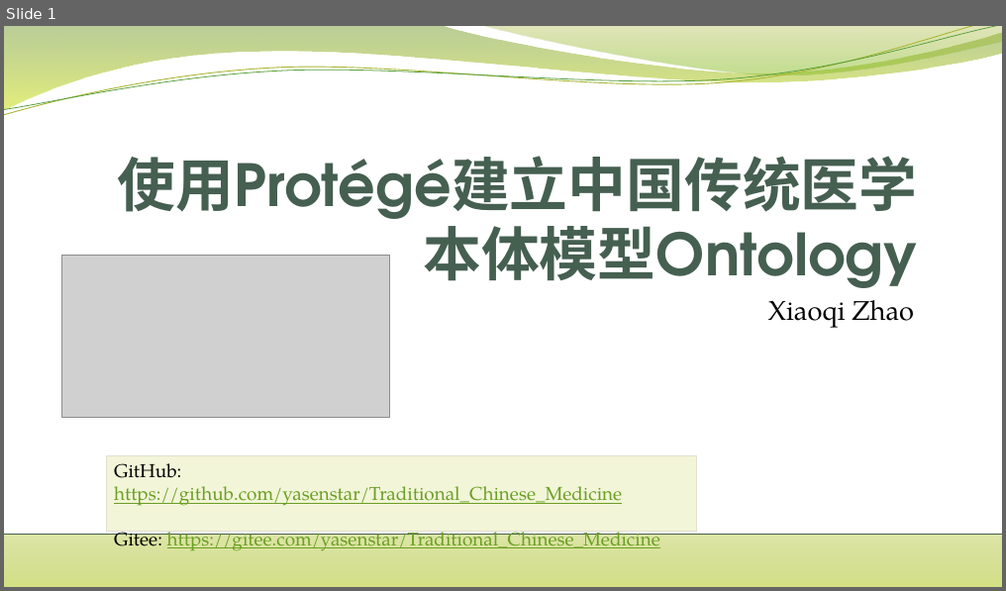
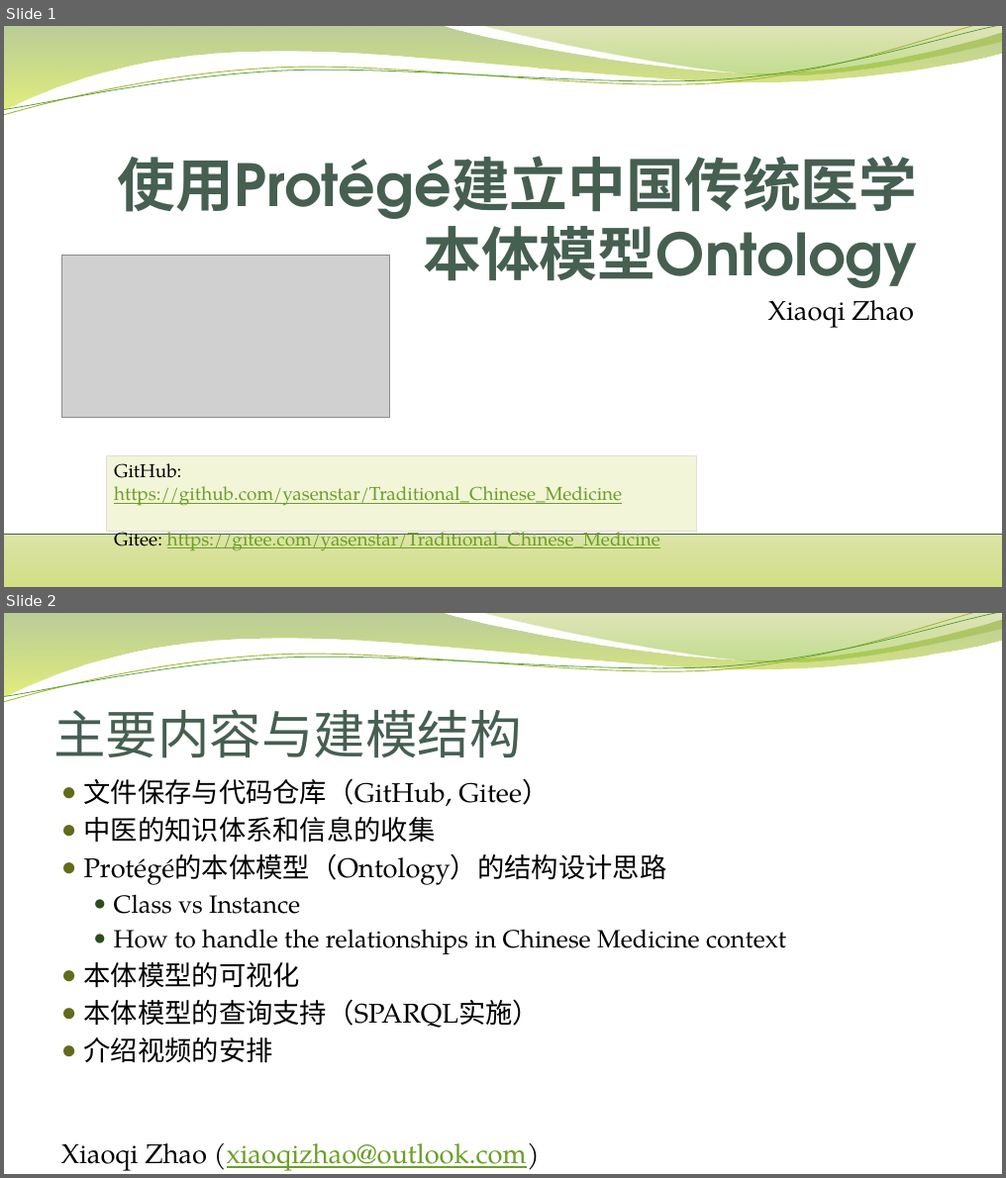
Before and after one commit to yasenstar/Chinese_Culture, a slide deck: 使用Protégé建立中国传统医学本体模型.pptx. Shown one above the other, each under a label of ours: slide 1 before the commit, slides 1 and 2 after it. The pictures are 1006x591 and 1006x1178 pixels, drawn with LibreOffice and Linux fonts; fonts in the diff are those of the drawing; grey boxes stand for pictures; background and template pictures are left out. Boxes give left, top, right and bottom in pixels: in the first picture for what was removed or moved away, otherwise in the second. Text is boxed around its words. In the diff, an @@ line names an element or a change of style, - is before the commit and + after.

```diff
--- a/使用Protégé建立中国传统医学本体模型.pptx
+++ b/使用Protégé建立中国传统医学本体模型.pptx
@@ slide 2 added at (x1=4, y1=613, x2=1002, y2=1174), background picture (left out); not listed: 4 template elements that a slide beside it also shows @@
@@ title added at (x1=54, y1=709, x2=522, y2=759), 50 pt, text #455F51 @@
+主要内容与建模结构
@@ text added at (x1=84, y1=778, x2=786, y2=1063), 26 pt, text #000000 @@
+● 文件保存与代码仓库（GitHub, Gitee）
+● 中医的知识体系和信息的收集
+● Protégé的本体模型（Ontology）的结构设计思路
+  ● Class vs Instance
+  ● How to handle the relationships in Chinese Medicine context
+● 本体模型的可视化
+● 本体模型的查询支持（SPARQL实施）
+● 介绍视频的安排
@@ text added at (x1=61, y1=1144, x2=540, y2=1171), 26 pt, text #6B9F25, underline @@
+Xiaoqi Zhao (xiaoqizhao@outlook.com)
```
Also in this commit, not shown: 1 other file.
